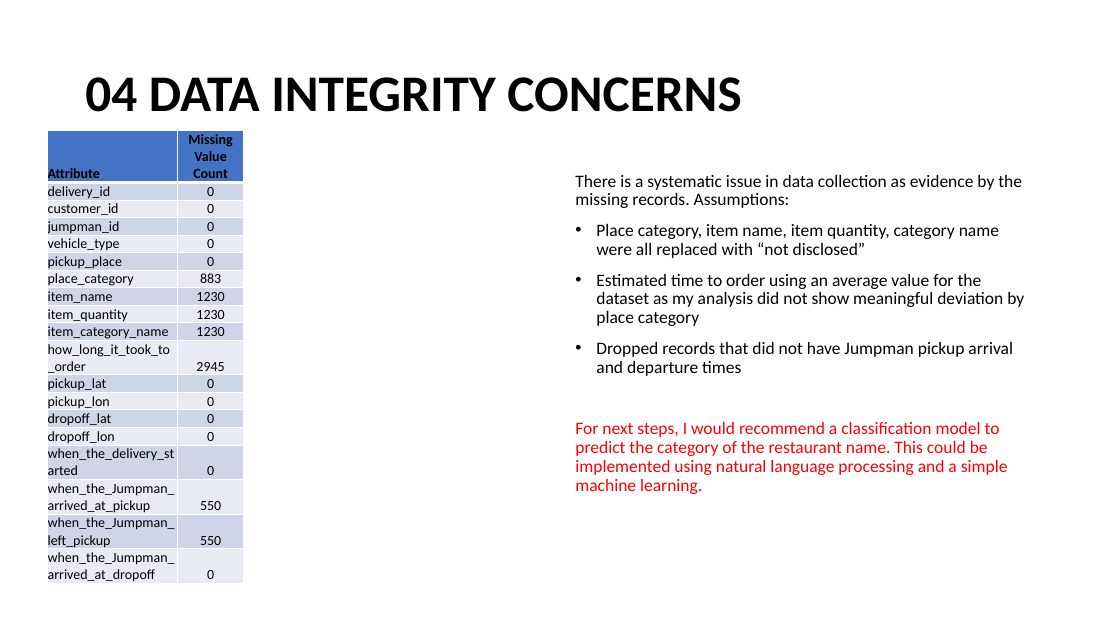
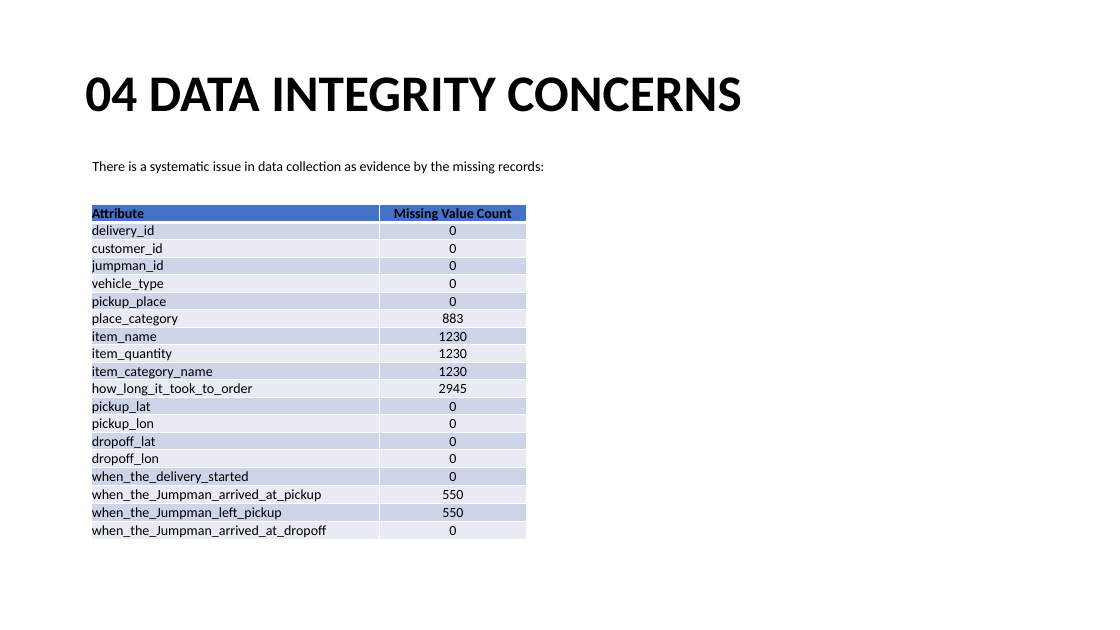
Before and after one commit to sstarkjr/PM_MarketAnalysis, a slide deck: slide 12 of Stephen_Stark_Analysis.pptx (slide 10 before the commit). Drawn at 1120x630 pixels with LibreOffice and Linux fonts; fonts in the diff are those of the drawing. Boxes give left, top, right and bottom in pixels: in the first picture for what was removed or moved away, otherwise in the second. Text is boxed around its words. In the diff, an @@ line names an element or a change of style, - is before the commit and + after.

```diff
--- a/Stephen_Stark_Analysis.pptx
+++ b/Stephen_Stark_Analysis.pptx
@@ text at [92, 161, 544, 174]: text changed; size 15 to 12 pt @@
-There is a systematic issue in data collection as evidence by the missing records. Assumptions:
-• Place category, item name, item quantity, category name were all replaced with “not disclosed”
-• Estimated time to order using an average value for the dataset as my analysis did not show meaningful deviation by place category
-• Dropped records that did not have Jumpman pickup arrival and departure times
-For next steps, I would recommend a classification model to predict the category of the restaurant name. This could be implemented using natural language processing and a simple machine learning.
+There is a systematic issue in data collection as evidence by the missing records:
@@ table: place and size @@
-table at [47, 131, 244, 586]
+table at [92, 205, 527, 542]
```
Also in this commit, not shown: 12 other slides changed, 3 slides added, 3 slides removed, 8 other files.
